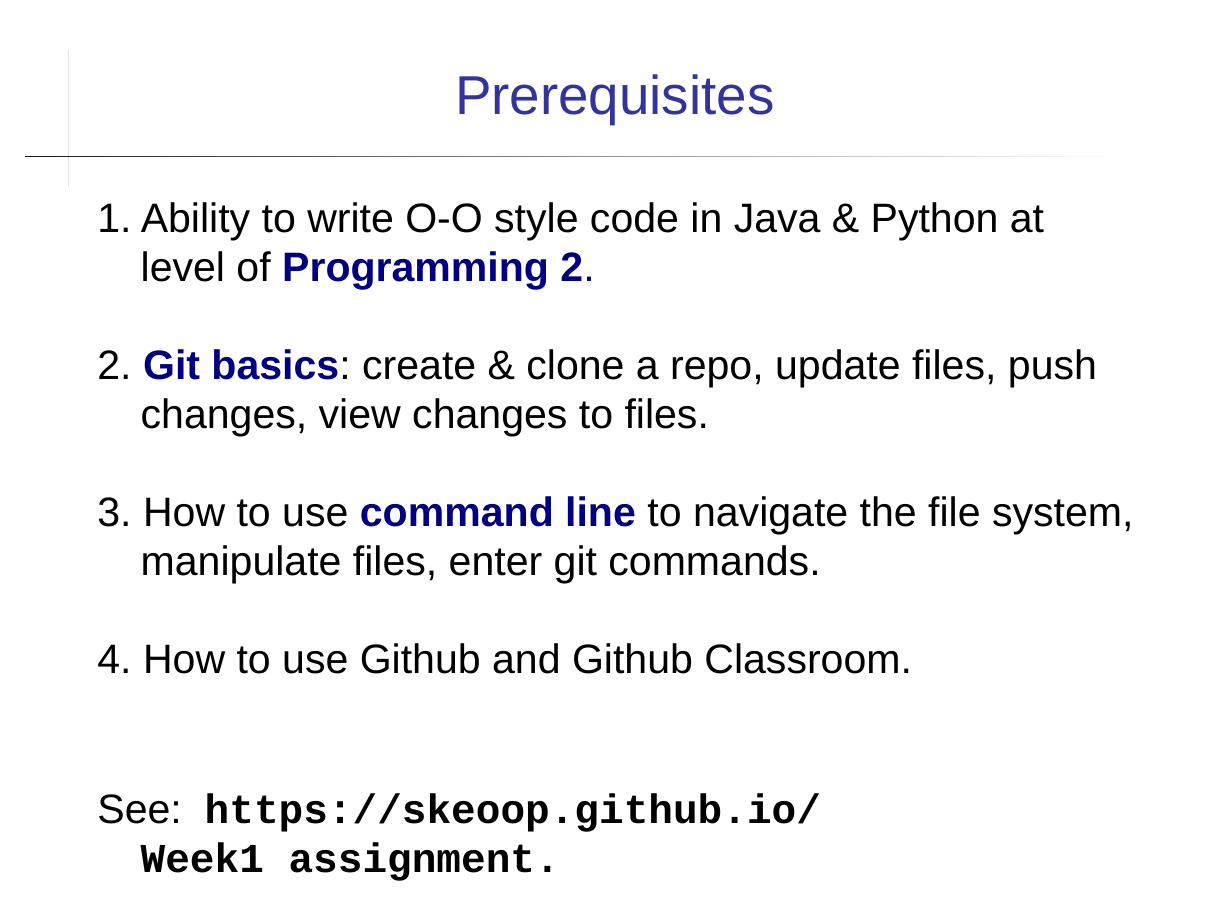
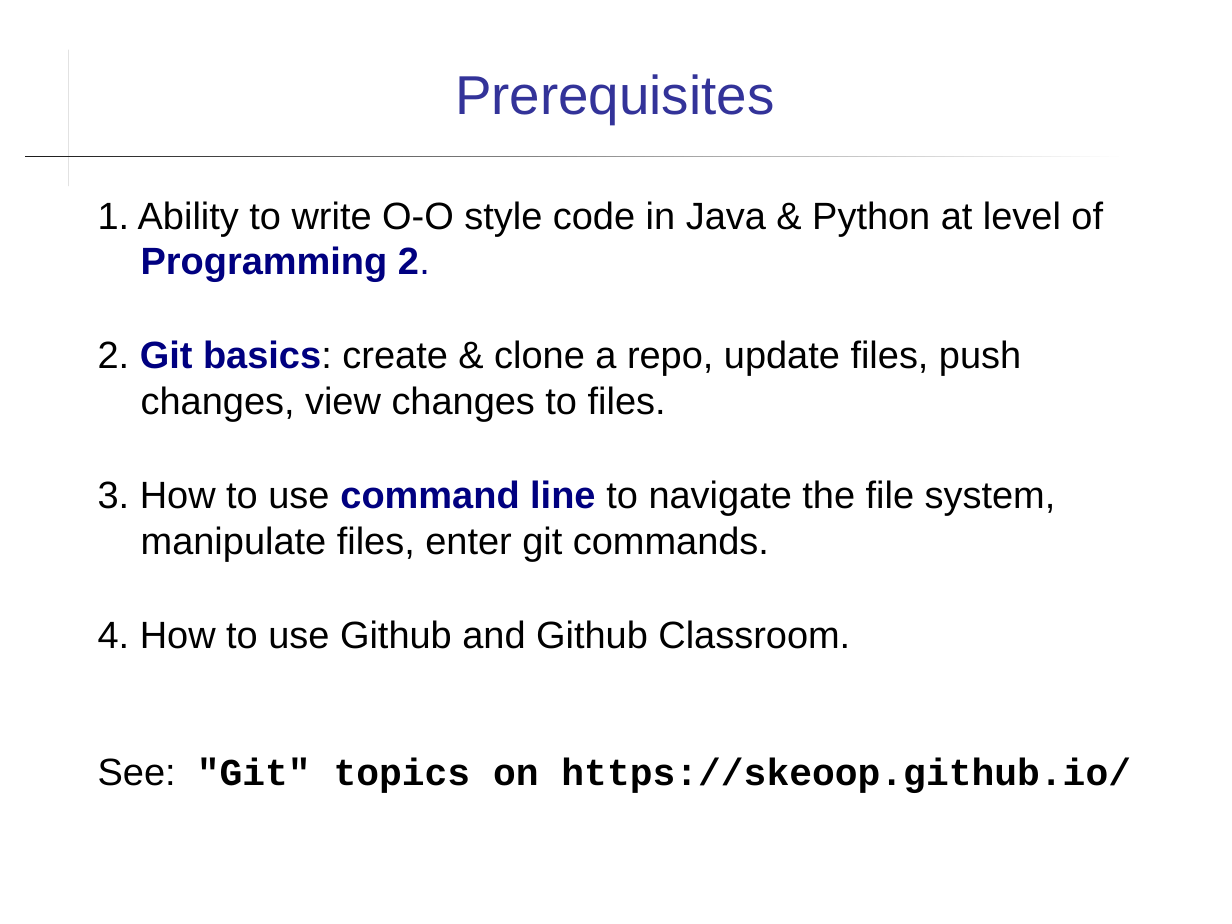
Before and after one commit to cpske/ISP, a slide deck: slide 8 of introduction/Introduction-to-Course.ppt. Drawn at 1232x924 pixels with LibreOffice and Linux fonts; fonts in the diff are those of the drawing. Boxes give left, top, right and bottom in pixels: in the first picture for what was removed or moved away, otherwise in the second. Text is boxed around its words. In the diff, an @@ line names an element or a change of style, - is before the commit and + after.

Commit message:
set new topics list as default home page, update first assignment

```diff
--- a/introduction/Introduction-to-Course.ppt
+++ b/introduction/Introduction-to-Course.ppt
@@ text at (98,201,1103,649): size 24 to 22.2 pt in "1. Ability to write O-O style code ...", "2. Git basics: create & clone a ...", "3. How to use command line to ...", "4. How to use Github and Github ..." @@
@@ text at (98,758,1131,793): text changed; size 24 to 22.2 pt @@
-See: https://skeoop.github.io/
-Week1 assignment.
+See: "Git" topics on https://skeoop.github.io/
```
Also in this commit, not shown: 7 other slides changed, 1 slide removed, 7 other files.
